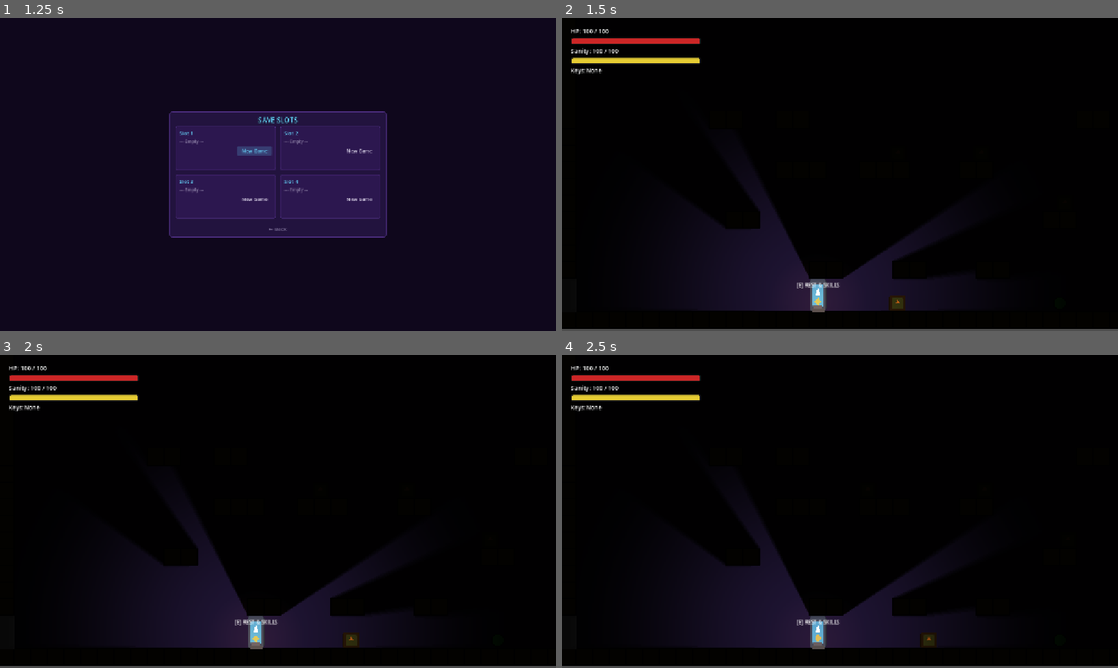
Above: before the commit, frames 1-4 (two rows, left to right).
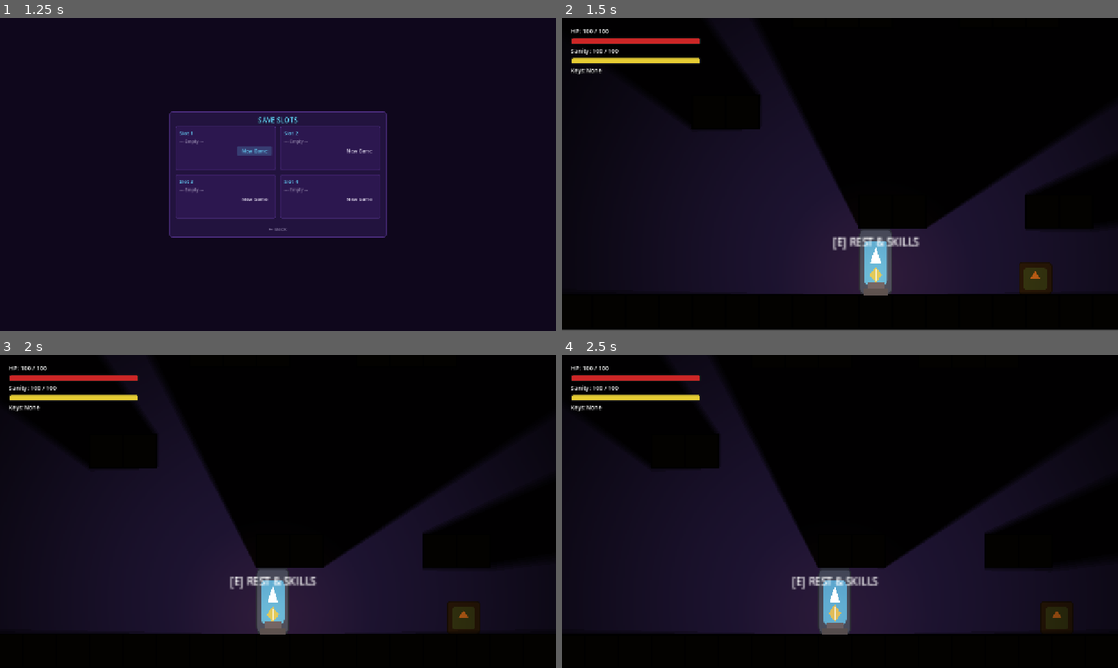
Above: after the commit, the same moments.

Repository: hikarirainbow/New-Project
Game: Godot game, scene res://scenes/ui/main_menu.tscn
Same seed, same stepped clock (60 frames per second), same inputs: the game is played once before the commit and once after it. The engine's default icon, where the game draws it, is replaced by a stand-in: a white triangle on a blue panel in a dark square.
Inputs (mouse positions are in pixels of both pictures, inside the frame that each line leads up to):
- Up to frame 1 (1.25 s): click "Play" at 0.5 s
- Up to frame 2 (1.5 s): click "New Game" at 1.25 s
- Up to frame 3 (2 s): no input
- Up to frame 4 (2.5 s): tap Enter at 2 s; move the mouse to (867, 511) at 2.02 s; hold Up from 2.03 s (still down); hold S (look_down) from 2.03 s (still down); tap X (attack) at 2.1 s; tap Space (jump) at 2.27 s

Frame 1 is identical in both runs. In frame 2, 27% of the frame differs, in the area x 0-100%, y 4-100%; in frame 3, 29%, in the area x 0-100%, y 5-100%; in frame 4, 29%.

Commit message:
feat: double camera zoom, smooth look up/down panning, and isolate camera shake

Diff:
--- a/scenes/player/player.gd
+++ b/scenes/player/player.gd
@@ -22,7 +22,9 @@
 
 @export_group("Struggling & QTE")
 @export var qte_indicator_offset: Vector2 = Vector2(0, -82)
-@export var default_camera_zoom: Vector2 = Vector2(1.2, 1.2)
+@export var default_camera_zoom: Vector2 = Vector2(2.4, 2.4)
+@export var camera_look_pan_distance: float = 200.0
+@export var camera_look_pan_speed: float = 5.0
 @export var fall_gravity_multiplier: float = 1.5
 @export var jump_cut_multiplier: float = 0.1
 @export var qte_decay_rate: float = 22.5
@@ -115,6 +117,8 @@
 			dash_component.process_dash(delta)
 		State.CLIMB:
 			climb_component.process_climb(delta)
+
+	_update_camera_look(delta)
 
 # Logic loop for free movement state
 func handle_move_state(delta: float) -> void:
@@ -410,9 +414,25 @@
 func shake_camera(direction_x: float, intensity: float = 8.0, duration: float = 0.15) -> void:
 	var camera = get_node_or_null("Camera2D")
 	if camera:
-		camera.offset = Vector2(-direction_x * intensity, 0.0)
+		camera.offset.x = -direction_x * intensity
 		var tween = create_tween().set_ignore_time_scale(true)
-		tween.tween_property(camera, "offset", Vector2.ZERO, duration).set_trans(Tween.TRANS_SINE).set_ease(Tween.EASE_OUT)
+		tween.tween_property(camera, "offset:x", 0.0, duration).set_trans(Tween.TRANS_SINE).set_ease(Tween.EASE_OUT)
+
+# Update camera look offset based on player input (look_up / look_down)
+func _update_camera_look(delta: float) -> void:
+	var camera = get_node_or_null("Camera2D")
+	if not camera:
+		return
+
+	var target_offset_y = 0.0
+	if current_state == State.MOVE:
+		if not attack_component.is_attacking():
+			if Input.is_action_pressed("look_up"):
+				target_offset_y -= camera_look_pan_distance
+			if Input.is_action_pressed("look_down"):
+				target_offset_y += camera_look_pan_distance
+
+	camera.offset.y = lerp(camera.offset.y, target_offset_y, camera_look_pan_speed * delta)
 
 # Apply recoil pushback on melee hit
 func apply_melee_recoil(direction_x: float, force: float = 160.0) -> void:
